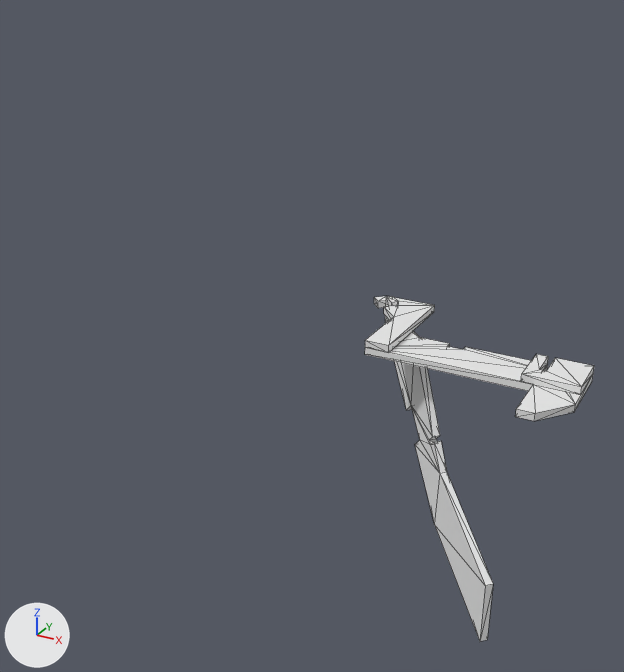
Two versions of the OBJ model drake/examples/HAMR-URDF/meshes/FRL4.obj, one commit apart.
One viewpoint serves both versions: a camera (50 mm lens) standing at (0.005, -0.0209, 0.011) and looking at (-0.0076, 0.002, -0.0005). Arrows for +X, +Y and +Z are at lower left; the lights stay in place. Mesh edges are drawn as thin lines. Where no turn or scale is listed for an object, it has been applied to the vertices. Vertices at the same position are counted once.

Names of what the first picture shows: 'FRL4'.
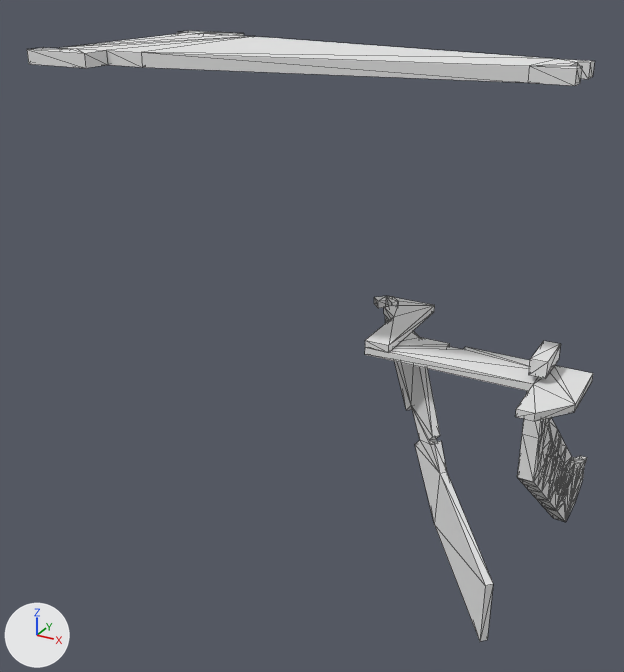
Edits to the bpy script that builds the scene:
```text
Change me_frl4:
    used by ob_frl4; location = (0.0, 0.0, 0.0)
    remove me_frl4.from_pydata(...)  # 99 vertices, 188 faces; spans x -0.00642..0.0013, y -0.00173..0.00455, z -0.00698..0.00049
    add me_frl4.from_pydata(...)  # 539 vertices, 1062 faces; spans x -0.01255..0.0013, y -0.00409..0.01085, z -0.00848..0.00879
    me_frl4 part 1: a new loose piece of 48 vertices spanning x -0.01255..0.00069, y -0.00409..0.00283, z 0.00844..0.00879, in mat_defaultmaterial (white #e7e7e7)
    me_frl4 part 2: 13 vertices removed from x -0.00035..0.0013, y 0.00085..0.00235, z 0.00012..0.00036; 405 vertices added at x -0.00018..0.0003, y 0.00095..0.01085, z -0.00848..0.00082
```

Location of each change, (x1, y1, x2, y2) in pixels of the pictures (624 x 672 px):
'FRL4', reshaped (147% wider, 77% taller): before (365, 296, 594, 641); after (27, 31, 595, 641)
part 1 of me_frl4, added: after (27, 31, 595, 86)
part 2 of me_frl4, built on: before (521, 354, 594, 395); after (517, 341, 587, 522)
